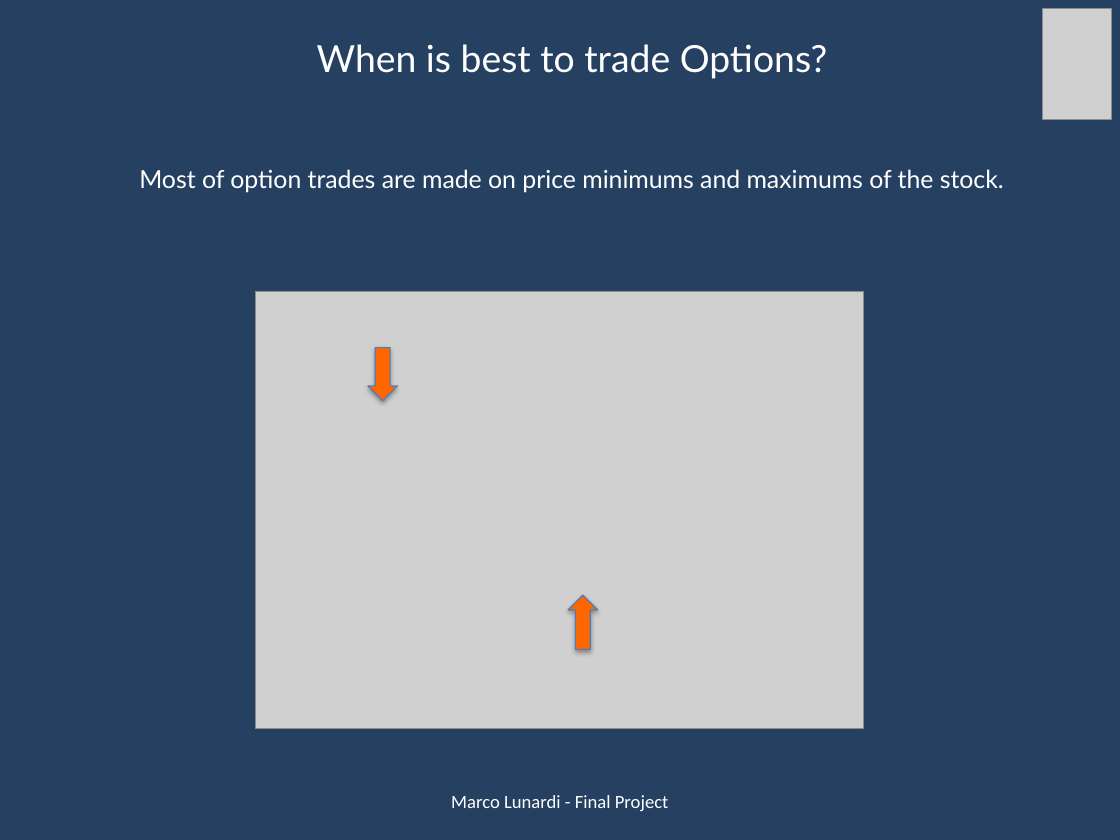
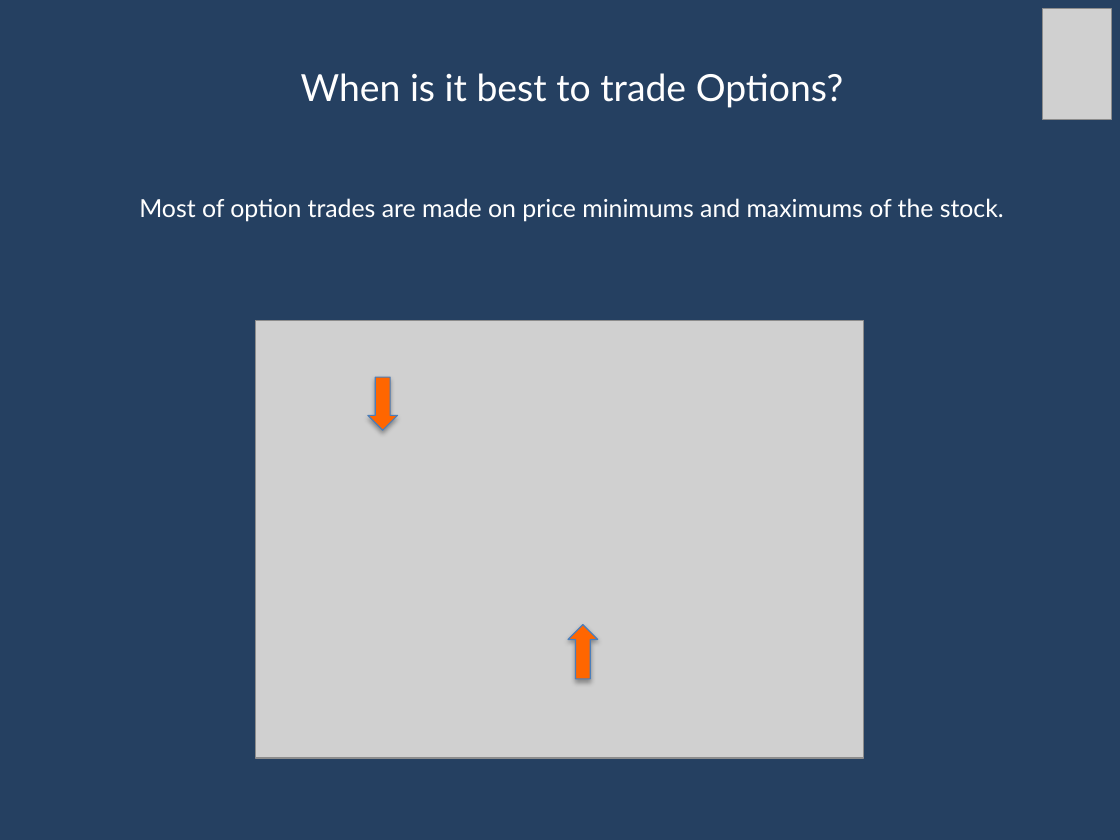
Before and after one commit to marcolunardi/metis, a slide deck: slide 3 of final_project/Metis Kojak.pptx. Drawn at 1120x840 pixels with LibreOffice and Linux fonts; fonts in the diff are those of the drawing; grey boxes stand for pictures. Boxes give left, top, right and bottom in pixels: in the first picture for what was removed or moved away, otherwise in the second. Text is boxed around its words. In the diff, an @@ line names an element or a change of style, - is before the commit and + after.

```diff
--- a/final_project/Metis Kojak.pptx
+++ b/final_project/Metis Kojak.pptx
@@ text at [301, 73, 844, 108]: text changed @@
-When is best to trade Options?
+When is it best to trade Options?
@@ 2 up arrows, 1 picture, 1 text: place and size @@
-2 up arrows, 1 picture, 1 text at [139, 44, 1004, 728]
+2 up arrows, 1 picture, 1 text at [139, 73, 1004, 757]
@@ text removed at [451, 795, 668, 811] @@
-Marco Lunardi - Final Project
```
Also in this commit, not shown: 8 other slides changed, 7 other files.
